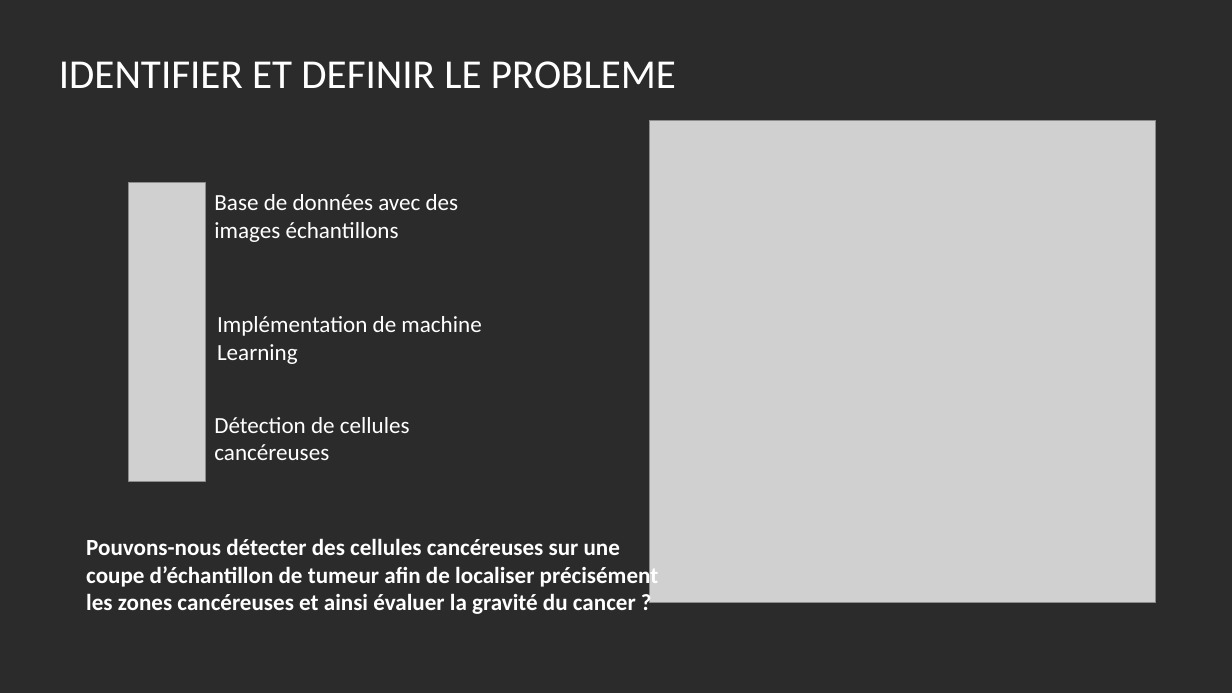
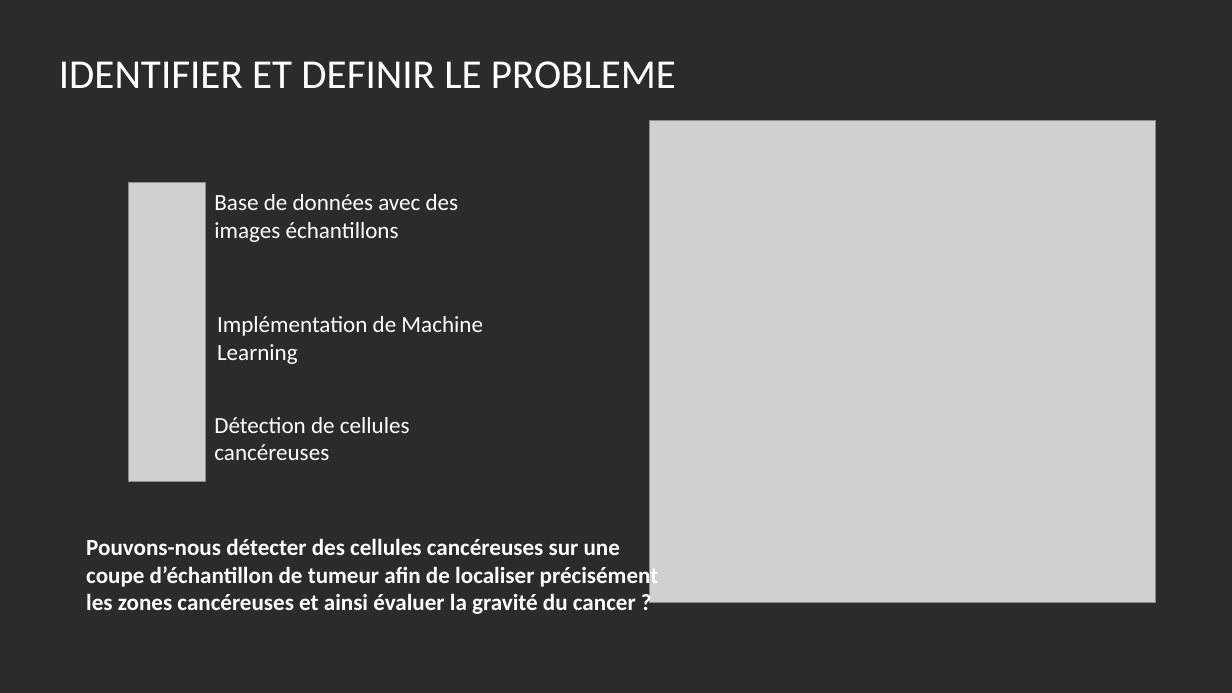
Before and after one commit to claponcet/DUT---IA-Detection-Cancer, a slide deck: slide 3 of Presentation.pptx (slide 2 before the commit). Drawn at 1232x693 pixels with LibreOffice and Linux fonts; fonts in the diff are those of the drawing; grey boxes stand for pictures; background and template pictures are left out; a plain dark background stands for a picture behind light text. Boxes give left, top, right and bottom in pixels: in the first picture for what was removed or moved away, otherwise in the second. Text is boxed around its words. In the diff, an @@ line names an element or a change of style, - is before the commit and + after.

```diff
--- a/Presentation.pptx
+++ b/Presentation.pptx
@@ text at [217,316,483,364]: text changed @@
-Implémentation de machine Learning
+Implémentation de Machine Learning
```
Also in this commit, not shown: 1 other slide changed, 1 slide added, 1 other file.
